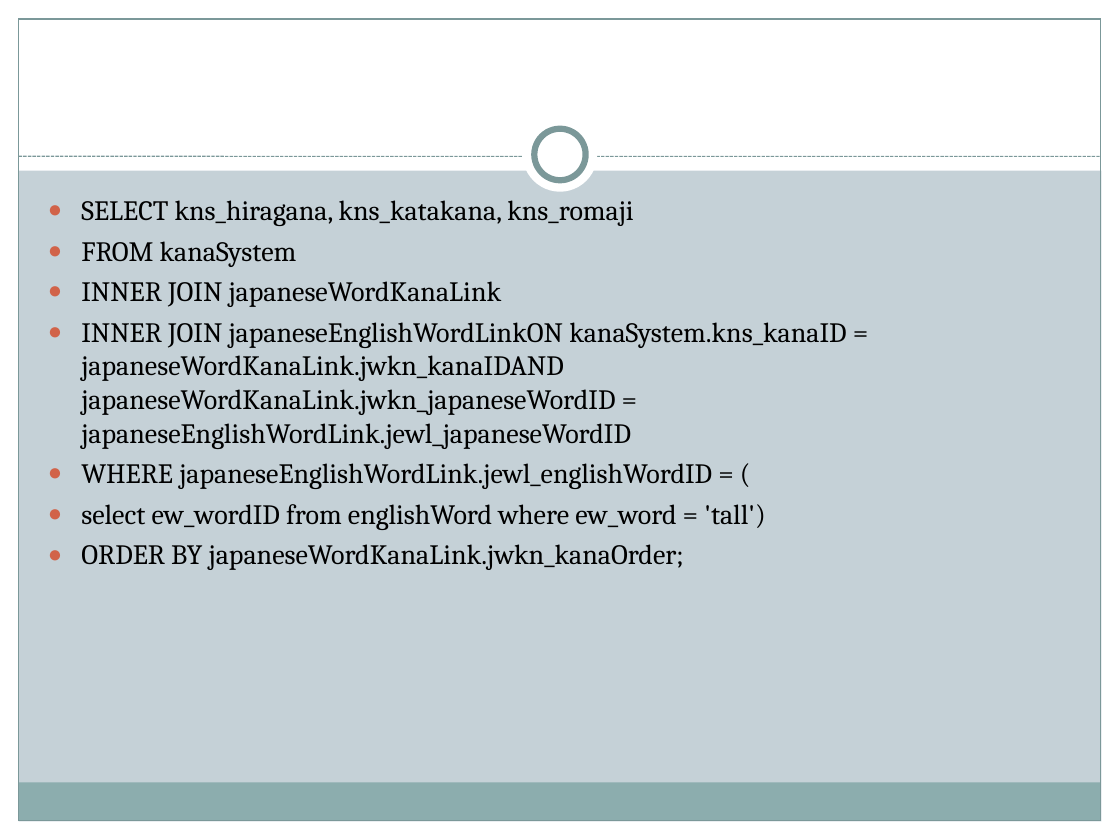
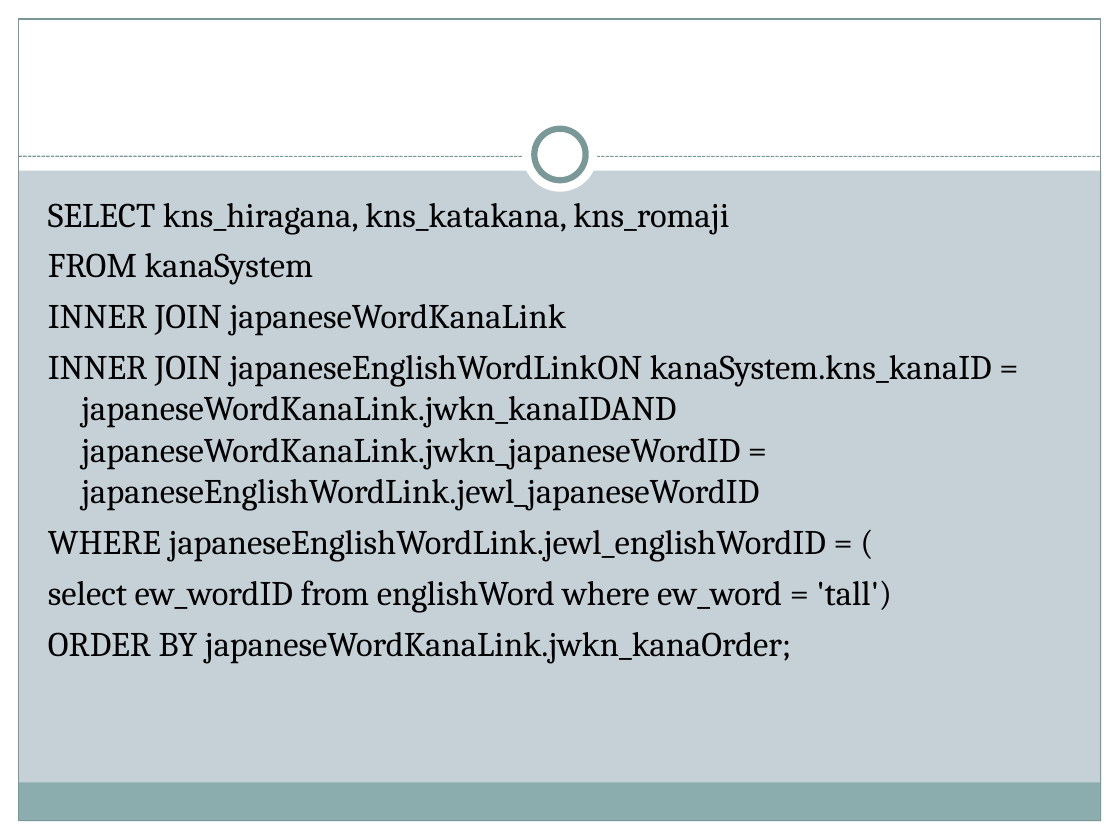
Before and after one commit to allenkvu/CSE111-project, a slide deck: slide 7 of DB_powerpoint.ppt. Drawn at 1120x840 pixels with LibreOffice and Linux fonts; fonts in the diff are those of the drawing. Boxes give left, top, right and bottom in pixels: in the first picture for what was removed or moved away, otherwise in the second. Text is boxed around its words. In the diff, an @@ line names an element or a change of style, - is before the commit and + after.

```diff
--- a/DB_powerpoint.ppt
+++ b/DB_powerpoint.ppt
@@ text "SELECT kns_hiragana, kns_katakana, kns_romaji" at [48,203,992,664]: size 18 to 22.2 pt; bullet ● to none; more space between paragraphs @@
```
Also in this commit, not shown: 2 slides added, 1 slide removed, 1 other file.
